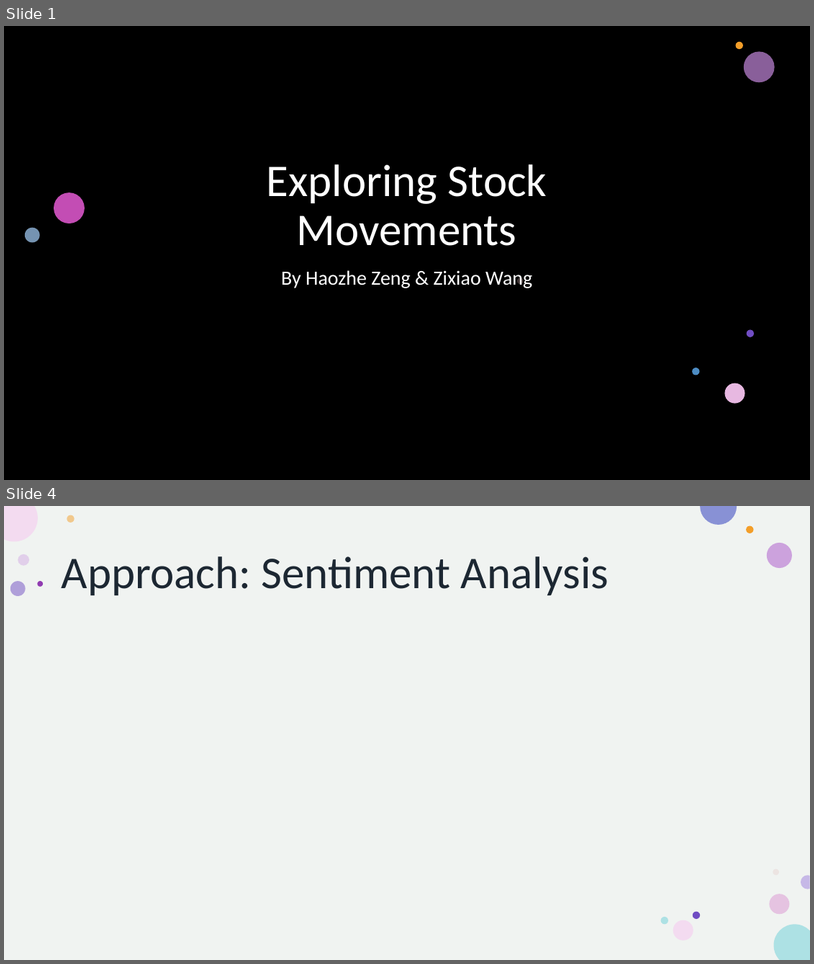
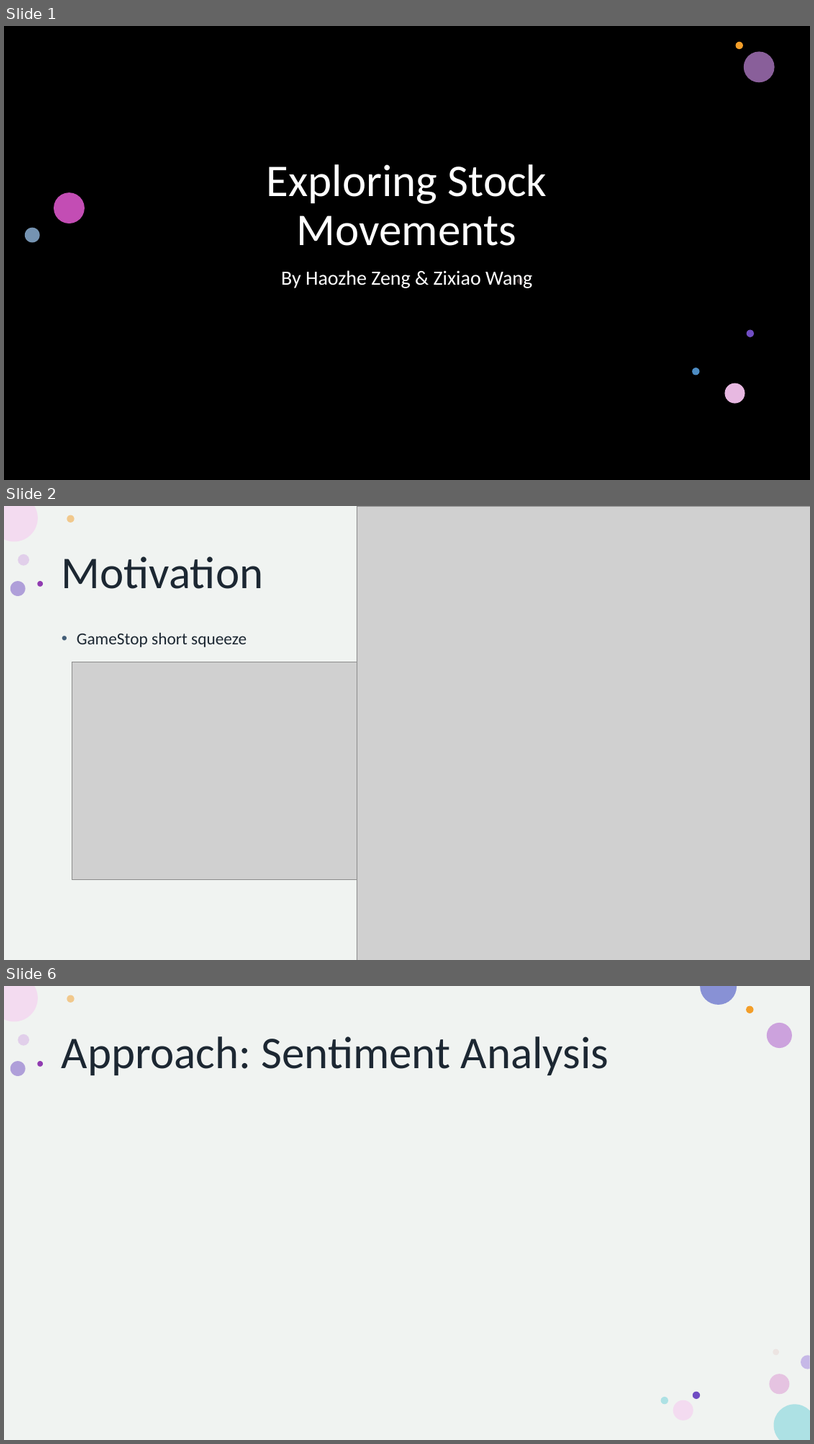
Before and after one commit to howie-zeng/Analyzing-Retail-Sentiment-and-Detecting-Trading-Signals, a slide deck: Presentation.pptx. Shown one above the other, each under a label of ours: slides 1 and 4 before the commit, slides 1, 2 and 6 after it; the slides between them are not shown. The pictures are 814x964 and 814x1444 pixels, drawn with LibreOffice and Linux fonts; fonts in the diff are those of the drawing; grey boxes stand for pictures; background and template pictures are left out; a plain dark background stands for a picture behind light text. Boxes give left, top, right and bottom in pixels: in the first picture for what was removed or moved away, otherwise in the second. Text is boxed around its words. In the diff, an @@ line names an element or a change of style, - is before the commit and + after.

```diff
--- a/Presentation.pptx
+++ b/Presentation.pptx
@@ slide 2 added at bbox=[4, 506, 810, 960], background #FFFFFF; not listed: 9 template elements that a slide beside it also shows @@
@@ picture added at bbox=[357, 506, 810, 960] @@
@@ title added at bbox=[62, 556, 264, 589], 54 pt, text #1C2732 @@
+Motivation
@@ text added at bbox=[77, 632, 247, 647], 20 pt, text #1C2732 @@
+• GameStop short squeeze
@@ picture added at bbox=[72, 662, 450, 880] @@
@@ what was slide 4 is now slide 6 @@
```
Also in this commit, not shown: 2 slides changed, 9 other slides added, 3 slides removed, 4 other files.
